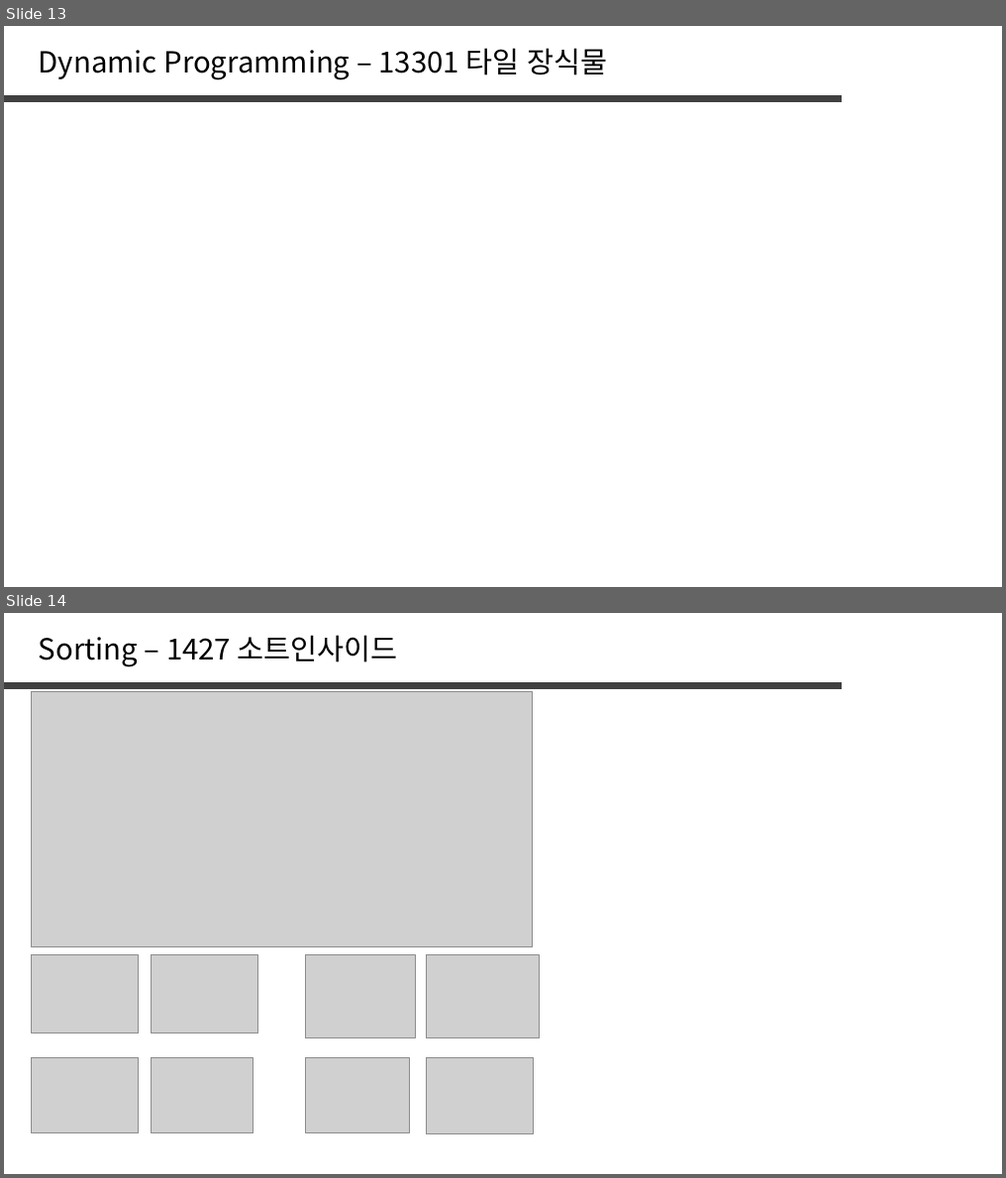
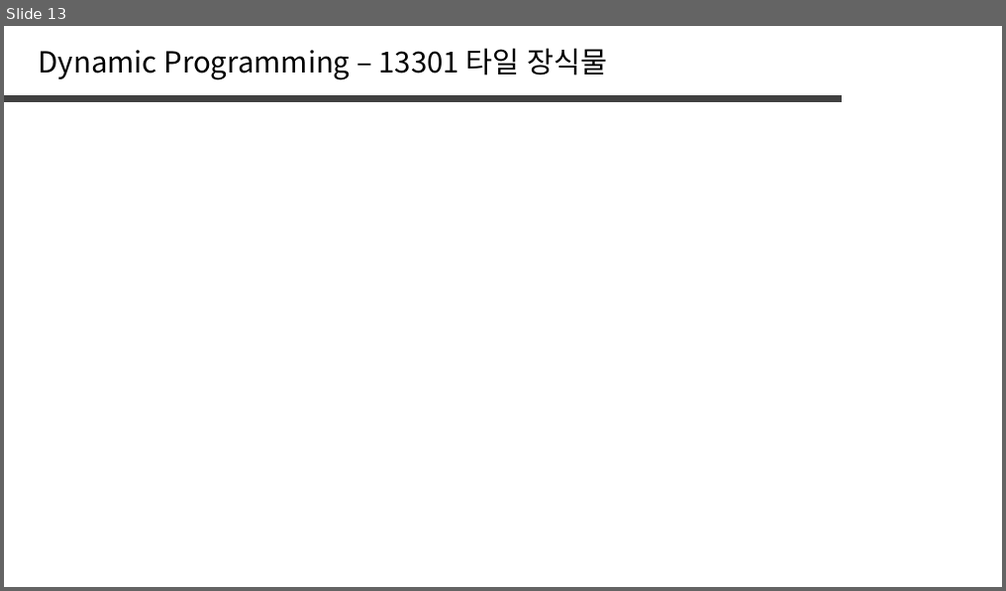
Before and after one commit to jaehoo1/PS-study, a slide deck: study/5_Dynamic Programming.pptx. Shown one above the other, each under a label of ours: slides 13 and 14 before the commit, slide 13 after it. The pictures are 1006x1178 and 1006x591 pixels, drawn with LibreOffice and Linux fonts; fonts in the diff are those of the drawing; grey boxes stand for pictures. Boxes give left, top, right and bottom in pixels: in the first picture for what was removed or moved away, otherwise in the second. Text is boxed around its words. In the diff, an @@ line names an element or a change of style, - is before the commit and + after.

```diff
--- a/study/5_Dynamic Programming.pptx
+++ b/study/5_Dynamic Programming.pptx
@@ slide 14 removed at box(4, 613, 1002, 1174), background #FFFFFF @@
@@ text removed at box(39, 635, 398, 667) @@
-Sorting – 1427 소트인사이드
@@ line removed from (4, 685) to (843, 685) @@
@@ picture removed at box(31, 691, 533, 947) @@
@@ picture removed at box(31, 956, 138, 1034) @@
@@ picture removed at box(151, 956, 257, 1034) @@
@@ picture removed at box(306, 956, 416, 1039) @@
@@ picture removed at box(426, 956, 539, 1039) @@
@@ picture removed at box(31, 1058, 138, 1134) @@
@@ picture removed at box(151, 1058, 252, 1134) @@
@@ picture removed at box(306, 1058, 410, 1134) @@
@@ picture removed at box(426, 1058, 534, 1134) @@
```
Also in this commit, not shown: 1 slide changed, 8 slides added, 18 other slides removed.
